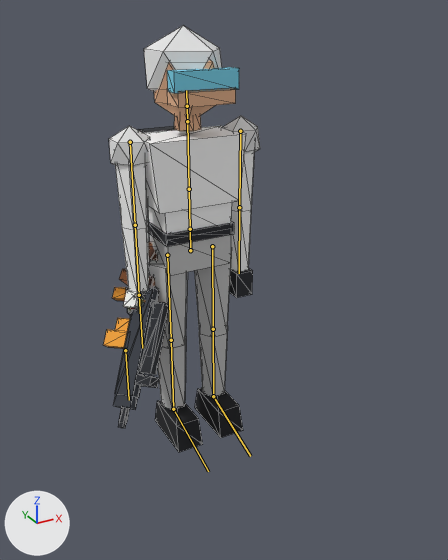
Two versions of the glTF model client/public/models/player.glb, one commit apart.
The view is the same before and after, from a 50 mm camera at (-1.107, -2.318, 1.884) aimed at (-0.011, -0.326, 0.888). The lights are fixed; the arrows at lower left show +X, +Y and +Z. The first picture is the older version. The bones that change, and the others that lie on the model, are drawn over the model as lines. Mesh edges are drawn as thin lines.

Names of what the first picture shows: 'Player', 'weapon_ak5', 'weapon_bandage', 'weapon_grenade', 'weapon_revolver', 'weapon_sniper'.
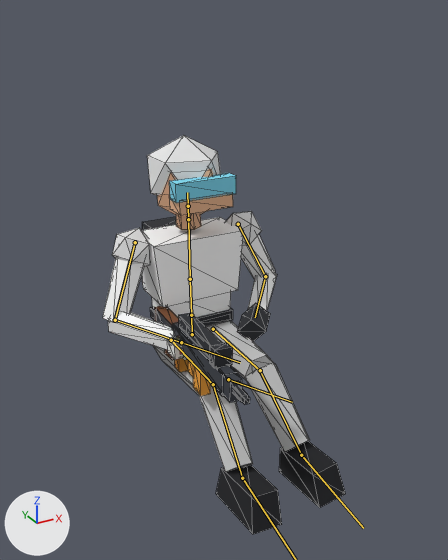
The newer file adds an action. The first version stands in its rest pose; the second is drawn at frame 36 of the action 'hold_sit'.

Location of each change, (x1, y1, x2, y2) in pixels of the pictures (448 x 560 px):
'Player', posed (60% wider, 6% shorter)
    before: (109, 26, 260, 452)
    after: (103, 135, 345, 534)
'weapon_ak5', posed
    before: (104, 246, 159, 423)
    after: (156, 309, 248, 402)
'weapon_sniper', posed (71% wider, 47% shorter)
    before: (114, 242, 169, 428)
    after: (155, 306, 250, 404)
'weapon_bandage', posed
    before: (123, 290, 141, 309)
    after: (167, 338, 184, 360)
'weapon_grenade', posed (mostly hidden)
    before: (128, 298, 156, 312)
    after: (175, 327, 187, 360)
bone 'hips', root to tip
    before: (190, 250) to (190, 229)
    after: (192, 334) to (191, 315)
bone 'spine', root to tip
    before: (190, 229) to (189, 189)
    after: (191, 315) to (190, 279)
bone 'upper_arm_L', root to tip
    before: (240, 131) to (239, 207)
    after: (238, 224) to (265, 276)
bone 'forearm_L', root to tip
    before: (239, 207) to (239, 273)
    after: (265, 276) to (255, 317)
bone 'upper_arm_R', root to tip
    before: (130, 142) to (135, 225)
    after: (135, 242) to (115, 320)
bone 'forearm_R', root to tip
    before: (135, 225) to (139, 295)
    after: (115, 320) to (181, 342)
bone 'thigh_L', root to tip
    before: (212, 246) to (213, 329)
    after: (213, 329) to (260, 370)
bone 'shin_L', root to tip
    before: (213, 329) to (213, 396)
    after: (260, 370) to (301, 455)
bone 'foot_L', root to tip
    before: (213, 396) to (250, 456)
    after: (301, 455) to (363, 528)
bone 'thigh_R', root to tip
    before: (167, 255) to (171, 340)
    after: (171, 340) to (213, 384)
bone 'shin_R', root to tip
    before: (171, 340) to (173, 409)
    after: (213, 384) to (242, 478)

The change, as a list of edits to the scene's bpy script:
```text
Change bone_hips:
    where bone_hips = bpy.data.objects['Armature'].pose.bones['hips']  # child of 'root'
    bone_hips.location: (0.0, 0.0, 0.0) -> (0.0, -0.42, 0.0)
    bone_hips.rotation_quaternion: (1.0, 0.0, 0.0, 0.0) -> (1.0, -0.025, 0.0, 0.0)  # degrees (0, 0, 0) -> degrees (-3, 0, 0)
Change bone_spine:
    where bone_spine = bpy.data.objects['Armature'].pose.bones['spine']  # child of 'hips'
    bone_spine.rotation_quaternion: (1.0, 0.0, 0.0, 0.0) -> (1.0, 0.015, 0.0, 0.0)  # degrees (0, 0, 0) -> degrees (2, 0, 0)
Change bone_upper_arm_l:
    where bone_upper_arm_l = bpy.data.objects['Armature'].pose.bones['upper_arm_L']  # child of 'chest'
    bone_upper_arm_l.rotation_quaternion: (1.0, 0.0, 0.0, 0.0) -> (-0.968, -0.024, 0.0, 0.249)  # degrees (0, 0, 0) -> degrees (3, 1, -29)
Change bone_forearm_l:
    where bone_forearm_l = bpy.data.objects['Armature'].pose.bones['forearm_L']  # child of 'upper_arm_L'
    bone_forearm_l.rotation_quaternion: (1.0, 0.0, 0.0, 0.0) -> (0.646, -0.474, -0.107, 0.589)  # degrees (0, 0, 0) -> degrees (-55, 25, 72)
Change bone_upper_arm_r:
    where bone_upper_arm_r = bpy.data.objects['Armature'].pose.bones['upper_arm_R']  # child of 'chest'
    bone_upper_arm_r.rotation_quaternion: (1.0, 0.0, 0.0, 0.0) -> (0.979, -0.068, 0.0, 0.194)  # degrees (0, 0, 0) -> degrees (-8, 2, 22)
Change bone_forearm_r:
    where bone_forearm_r = bpy.data.objects['Armature'].pose.bones['forearm_R']  # child of 'upper_arm_R'
    bone_forearm_r.rotation_quaternion: (1.0, 0.0, 0.0, 0.0) -> (0.692, -0.47, 0.13, -0.532)  # degrees (0, 0, 0) -> degrees (-56, -19, -65)
Change bone_thigh_l:
    where bone_thigh_l = bpy.data.objects['Armature'].pose.bones['thigh_L']  # child of 'hips'
    bone_thigh_l.rotation_quaternion: (1.0, 0.0, 0.0, 0.0) -> (0.724, -0.688, 0.034, -0.036)  # degrees (0, 0, 0) -> degrees (-87, 0, -6)
Change bone_shin_l:
    where bone_shin_l = bpy.data.objects['Armature'].pose.bones['shin_L']  # child of 'thigh_L'
    bone_shin_l.rotation_quaternion: (1.0, 0.0, 0.0, 0.0) -> (0.936, 0.352, 0.0, 0.0)  # degrees (0, 0, 0) -> degrees (41, 0, 0)
Change bone_foot_l:
    where bone_foot_l = bpy.data.objects['Armature'].pose.bones['foot_L']  # child of 'shin_L'
    bone_foot_l.rotation_quaternion: (1.0, 0.0, 0.0, 0.0) -> (0.936, 0.352, 0.0, 0.0)  # degrees (0, 0, 0) -> degrees (41, 0, 0)
Change bone_thigh_r:
    where bone_thigh_r = bpy.data.objects['Armature'].pose.bones['thigh_R']  # child of 'hips'
    bone_thigh_r.rotation_quaternion: (1.0, 0.0, 0.0, 0.0) -> (0.724, -0.688, -0.034, 0.036)  # degrees (0, 0, 0) -> degrees (-87, 0, 6)
Change bone_shin_r:
    where bone_shin_r = bpy.data.objects['Armature'].pose.bones['shin_R']  # child of 'thigh_R'
    bone_shin_r.rotation_quaternion: (1.0, 0.0, 0.0, 0.0) -> (0.936, 0.352, 0.0, 0.0)  # degrees (0, 0, 0) -> degrees (41, 0, 0)
Change bone_foot_r:
    where bone_foot_r = bpy.data.objects['Armature'].pose.bones['foot_R']  # child of 'shin_R'
    bone_foot_r.rotation_quaternion: (1.0, 0.0, 0.0, 0.0) -> (0.936, 0.352, 0.0, 0.0)  # degrees (0, 0, 0) -> degrees (41, 0, 0)
```
